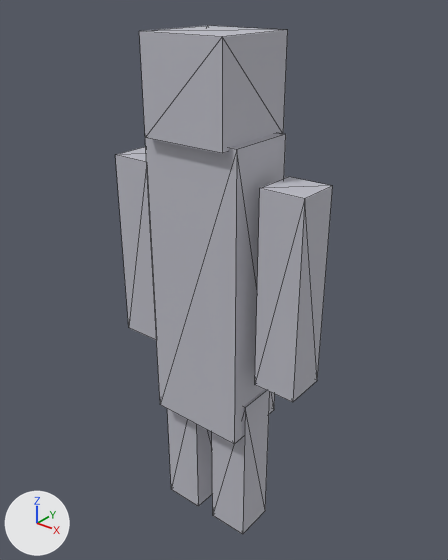
One commit to the glTF model public/model/quaternius/characters/Mage.glb: the scene before it, then after it.
Before and after are seen from a 50 mm camera at (1.291, -1.567, 1.551) aimed at (-0.005, 0.053, 0.547). Lighting does not change. The marker at lower left points along +X, +Y and +Z. The picture after the commit comes second. Mesh edges are drawn as thin lines. Vertices at exactly the same position are counted once.

In view in the first picture: 'filler_Mage'.
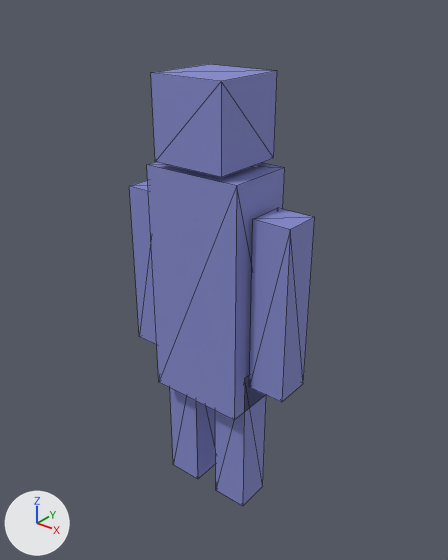
Where the change shows, as pixel boxes (x1, y1, x2, y2) in the pictures (448 x 560 px; the box of a moved part takes in the faces that stretch with it):
```json
{"object": "filler_Mage", "change": "recoloured, reshaped", "before": [115, 26, 333, 534], "after": [129, 64, 314, 506], "on screen": "light grey to blue, 15% narrower, 13% shorter"}
{"part": 1, "of": "me_mage", "change": "moved or reshaped", "before": [145, 133, 286, 444], "after": [147, 162, 285, 420]}
{"part": 2, "of": "me_mage", "change": "moved or reshaped", "before": [139, 26, 288, 153], "after": [151, 64, 277, 177]}
{"part": 3, "of": "me_mage", "change": "moved or reshaped", "before": [115, 147, 156, 340], "after": [129, 180, 157, 345]}
{"part": 4, "of": "me_mage", "change": "moved or reshaped", "before": [255, 177, 333, 402], "after": [249, 208, 314, 402]}
{"part": 5, "of": "me_mage", "change": "moved or reshaped", "before": [167, 409, 212, 506], "after": [170, 388, 216, 479]}
{"part": 6, "of": "me_mage", "change": "moved or reshaped", "before": [212, 389, 270, 534], "after": [215, 375, 266, 506]}
```

The change, as JSON lines over the scene's bpy script:
```json
{"op": "add", "block": "mat_characters_mage_material", "code": ["mat_characters_mage_material = principled_material('characters_Mage_material')", "mat_characters_mage_material.base_color = (0.24, 0.26, 0.62)  # blue #868bce", "mat_characters_mage_material.metallic = 0.05", "mat_characters_mage_material.roughness = 0.8"]}
{"block": "me_mage", "where": "# used by ob_filler_mage; location = (0.0, 0.0, 0.0)"}
{"op": "remove", "block": "me_mage", "code": "me_mage.from_pydata(...)  # 48 vertices, 72 faces; spans x -0.4..0.4, y -0.16..0.16, z -0.5..1.41"}
{"op": "remove", "block": "me_mage", "code": "me_mage.materials.append(mat_characters_filler_material)  # light grey #bfbfc8"}
{"op": "add", "block": "me_mage", "code": "me_mage.from_pydata(...)  # 48 vertices, 72 faces; spans x -0.35..0.35, y -0.14..0.14, z -0.36..1.29"}
{"block": "me_mage", "change": "me_mage part 1: the loose piece of 8 vertices spanning x -0.19..0.19, y -0.13..0.13, z 0.0..1.1 is scaled about its middle by (1, 1, 0.8)"}
{"block": "me_mage", "change": "me_mage part 2: the loose piece of 8 vertices spanning x -0.16..0.16, y -0.16..0.16, z 1.09..1.41 is scaled about its middle by 0.875, then moved by (0.0, 0.0, -0.1)"}
{"block": "me_mage", "change": "me_mage part 3: the loose piece of 8 vertices spanning x -0.4..-0.24, y -0.08..0.08, z 0.26..0.98 is scaled about the mesh origin by (0.875, 0.875, 0.889)"}
{"block": "me_mage", "change": "me_mage part 4: the loose piece of 8 vertices spanning x 0.24..0.4, y -0.08..0.08, z 0.26..0.98 is scaled about the mesh origin by (0.875, 0.875, 0.889)"}
{"block": "me_mage", "change": "me_mage part 5: the loose piece of 8 vertices spanning x -0.2..-0.04, y -0.08..0.08, z -0.5..0.14 is moved by (0.0, 0.0, 0.13)"}
{"block": "me_mage", "change": "me_mage part 6: the loose piece of 8 vertices spanning x 0.04..0.2, y -0.08..0.08, z -0.5..0.14 is moved by (0.0, 0.0, 0.13)"}
{"op": "add", "block": "me_mage", "code": "me_mage.materials.append(mat_characters_mage_material)  # blue #868bce"}
```
